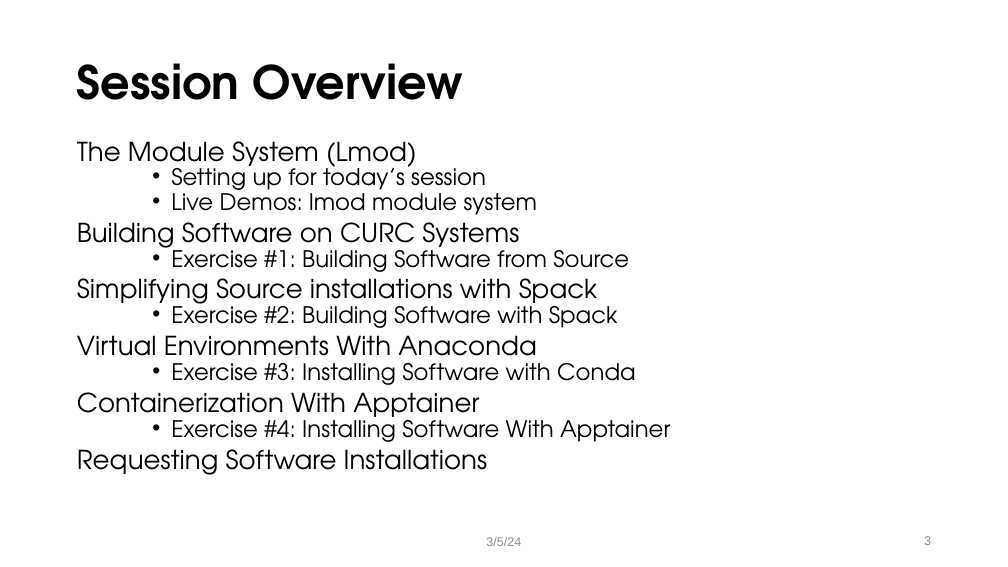
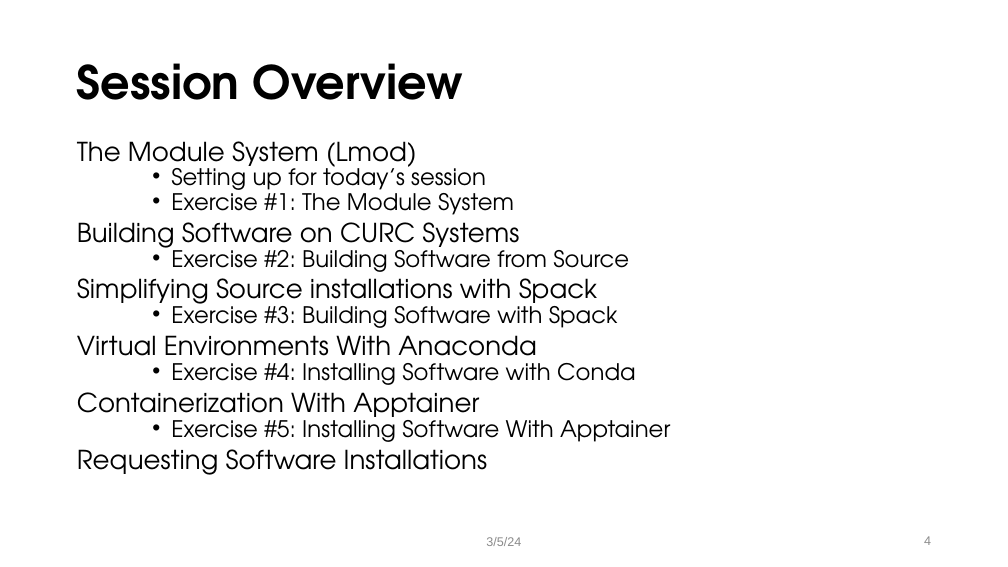
Before and after one commit to ResearchComputing/alpine_software_techlab, a slide deck: slide 4 of alpine_software_techlab.pptx (slide 3 before the commit). Drawn at 1008x567 pixels with LibreOffice and Linux fonts; fonts in the diff are those of the drawing; background and template pictures are left out. Boxes give left, top, right and bottom in pixels: in the first picture for what was removed or moved away, otherwise in the second. Text is boxed around its words. In the diff, an @@ line names an element or a change of style, - is before the commit and + after.

```diff
--- a/alpine_software_techlab.pptx
+++ b/alpine_software_techlab.pptx
@@ text at [171, 186, 514, 215]: text changed @@
-    • Live Demos: lmod module system
+    • Exercise #1: The Module System
@@ text at [171, 242, 629, 272]: text changed @@
-    • Exercise #1: Building Software from Source
+    • Exercise #2: Building Software from Source
@@ text at [171, 299, 618, 328]: text changed @@
-    • Exercise #2: Building Software with Spack
+    • Exercise #3: Building Software with Spack
@@ text at [171, 363, 636, 385]: text changed @@
-    • Exercise #3: Installing Software with Conda
+    • Exercise #4: Installing Software with Conda
@@ text at [171, 413, 670, 442]: text changed @@
-    • Exercise #4: Installing Software With Apptainer
+    • Exercise #5: Installing Software With Apptainer
@@ page number at [924, 536, 931, 545]: text changed @@
-3
+4
```
Also in this commit, not shown: 6 other slides changed, 2 slides added, 3 other files.
